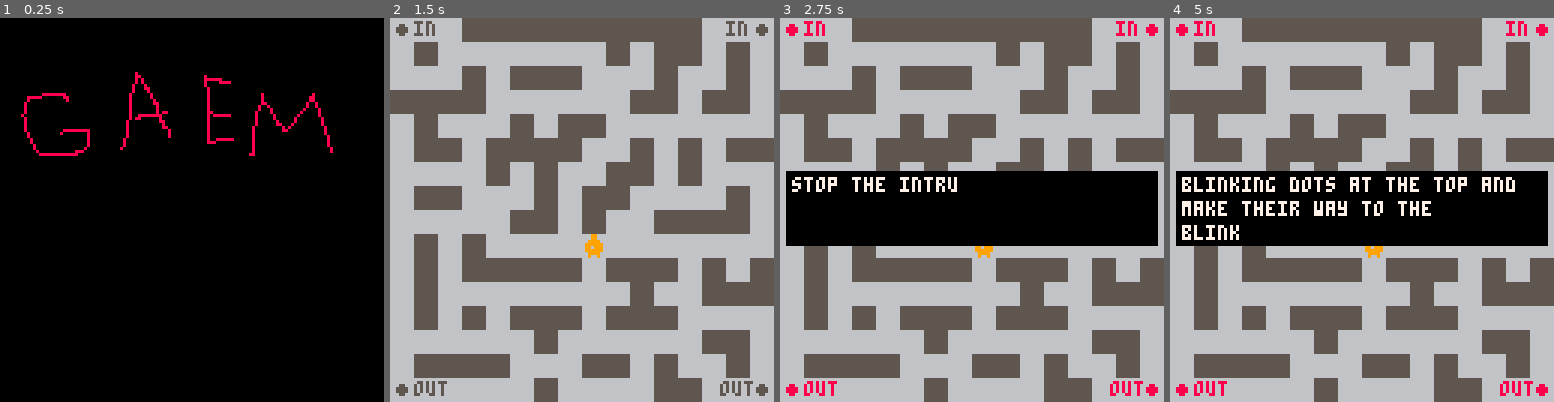
Above: before the commit, frames 1-4 (left to right).
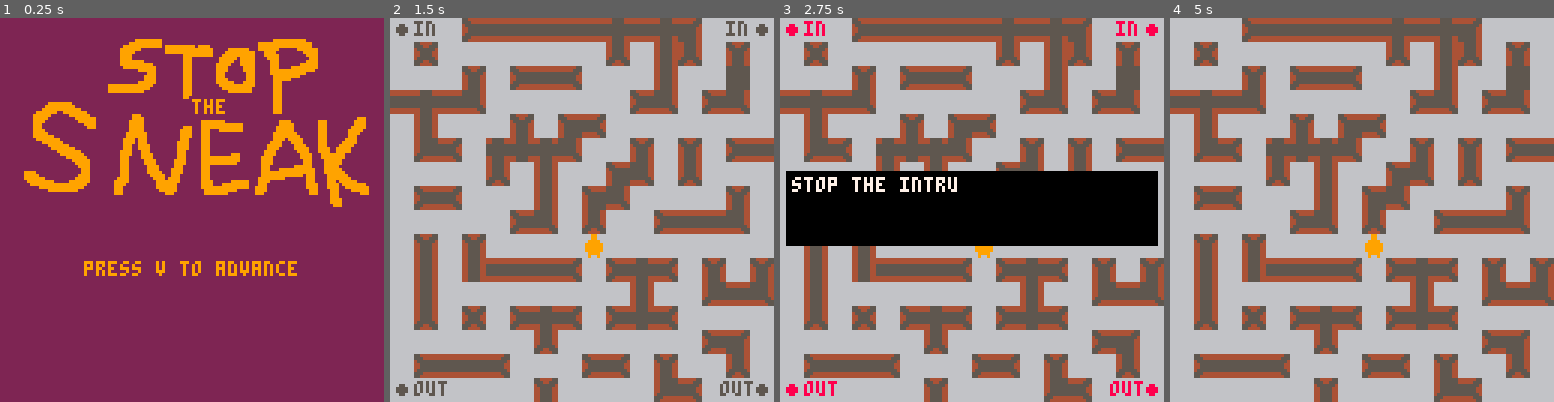
Above: after the commit, the same moments.

Repository: trashtiergames/gmtk-jam-2023
Game: PICO-8 cartridge gmtk-jam-2023.p8
The game is run twice, just before and just after one commit, with the same random seed, the same clock (stepped at 60 frames per second) and the same inputs.
Inputs:
- Up to frame 1 (0.25 s): no input
- Up to frame 2 (1.5 s): tap X (X key) at 0.33, 1.07 s; tap O (Z key) at 0.7 s
- Up to frame 3 (2.75 s): hold Right 1.6-2.1 s; tap O (Z key) at 1.7, 2.1, 2.5 s; tap X (X key) at 1.85 s; hold Up 2.15-2.42 s; hold Right from 2.47 s (still down)
- Up to frame 4 (5 s): tap O (Z key) every 0.4 s from 2.9 to 4.9 s; tap X (X key) at 2.97, 4.08 s; release Right at 3.03 s; hold Left 3.08-3.58 s; hold Down 3.63-3.97 s; hold Right 4.02-4.68 s; hold Up from 4.73 s (still down)

The runs differ from the first frame. In frame 1, 100% of the frame differs, in the area x 0-100%, y 0-100%; in frame 2, 16%; in frame 3, 14%; in frame 4, 33%.

Commit message:
Last changes

Diff:
--- a/gmtk-jam-2023.p8
+++ b/gmtk-jam-2023.p8
@@ -261,58 +261,75 @@
 
 
 
+…(17 lines of a section not shown)…
 __gff__
-0000010101010101000000000000000000000101010100010000000000000000000100000001010100000000000000000000000000000000000000000000000000000000000000000000000000000000000000000000000000000000000000000000000000000000000000000000000000000000000000000000000000000000
+0000010101010101000000000000000000000101010101010000000000000000000100000001010100000000000000000000000000000000000000000000000000000000000000000000000000000000000000000000000000000000000000000000000000000000000000000000000000000000000000000000000000000000
 0000000000000000000000000000000000000000000000000000000000000000000000000000000000000000000000000000000000000000000000000000000000000000000000000000000000000000000000000000000000000000000000000000000000000000000000000000000000000000000000000000000000000000
 __map__
-0101012121212121212121212101010100000000000000000000000000000000000000000000000000000000000000000000000000000000000000000000000000000000000000000000000000000000000000000000000000000000000000000000000000000000000000000000000000000000000000000000000000000000
-0121010101010101012101212101210100000000000000000000000000000000000000000000000000000000000000000000000000000000000000000000000000000000000000000000000000000000000000000000000000000000000000000000000000000000000000000000000000000000000000000000000000000000
-0101012101212121010101210101210100000000000000000000000000000000000000000000000000000000000000000000000000000000000000000000000000000000000000000000000000000000000000000000000000000000000000000000000000000000000000000000000000000000000000000000000000000000
-2121212101010101010121210121210100000000000000000000000000000000000000000000000000000000000000000000000000000000000000000000000000000000000000000000000000000000000000000000000000000000000000000000000000000000000000000000000000000000000000000000000000000000
-0121010101210121210101010101010100000000000000000000000000000000000000000000000000000000000000000000000000000000000000000000000000000000000000000000000000000000000000000000000000000000000000000000000000000000000000000000000000000000000000000000000000000000
-0121210121212121010121012101212100000000000000000000000000000000000000000000000000000000000000000000000000000000000000000000000000000000000000000000000000000000000000000000000000000000000000000000000000000000000000000000000000000000000000000000000000000000
-0101010121012101012121012101010100000000000000000000000000000000000000000000000000000000000000000000000000000000000000000000000000000000000000000000000000000000000000000000000000000000000000000000000000000000000000000000000000000000000000000000000000000000
-0121210101012101212101010101210100000000000000000000000000000000000000000000000000000000000000000000000000000000000000000000000000000000000000000000000000000000000000000000000000000000000000000000000000000000000000000000000000000000000000000000000000000000
-0101010101212101210101212121210100000000000000000000000000000000000000000000000000000000000000000000000000000000000000000000000000000000000000000000000000000000000000000000000000000000000000000000000000000000000000000000000000000000000000000000000000000000
-0121012101010101010101010101010100000000000000000000000000000000000000000000000000000000000000000000000000000000000000000000000000000000000000000000000000000000000000000000000000000000000000000000000000000000000000000000000000000000000000000000000000000000
-0121012121212121012121210121012100000000000000000000000000000000000000000000000000000000000000000000000000000000000000000000000000000000000000000000000000000000000000000000000000000000000000000000000000000000000000000000000000000000000000000000000000000000
-0121010101010101010121010121212100000000000000000000000000000000000000000000000000000000000000000000000000000000000000000000000000000000000000000000000000000000000000000000000000000000000000000000000000000000000000000000000000000000000000000000000000000000
-0121012101212121012121210101010100000000000000000000000000000000000000000000000000000000000000000000000000000000000000000000000000000000000000000000000000000000000000000000000000000000000000000000000000000000000000000000000000000000000000000000000000000000
-0101010101012101010101010121210100000000000000000000000000000000000000000000000000000000000000000000000000000000000000000000000000000000000000000000000000000000000000000000000000000000000000000000000000000000000000000000000000000000000000000000000000000000
-0121212121010101212101210101210100000000000000000000000000000000000000000000000000000000000000000000000000000000000000000000000000000000000000000000000000000000000000000000000000000000000000000000000000000000000000000000000000000000000000000000000000000000
-0101010101012101010101212101010100000000000000000000000000000000000000000000000000000000000000000000000000000000000000000000000000000000000000000000000000000000000000000000000000000000000000000000000000000000000000000000000000000000000000000000000000000000
-…(35 lines of a section not shown)…
+0101010206060606061606160701010132323232323232323232323232323232000000000000000000000000000000000000000000000000000000000000000000000000000000000000000000000000000000000000000000000000000000000000000000000000000000000000000000000000000000000000000000000000
+0113010101010101011401151401120132323232323232323232323232323232000000000000000000000000000000000000000000000000000000000000000000000000000000000000000000000000000000000000000000000000000000000000000000000000000000000000000000000000000000000000000000000000
+0101011201020604010101150101210132323232323232323232323232323232000000000000000000000000000000000000000000000000000000000000000000000000000000000000000000000000000000000000000000000000000000000000000000000000000000000000000000000000000000000000000000000000
+0616062701010101010102270102270132323232323232323232323232323232000000000000000000000000000000000000000000000000000000000000000000000000000000000000000000000000000000000000000000000000000000000000000000000000000000000000000000000000000000000000000000000000
+0115010101120105040101010101010132323232323232323232323232323232000000000000000000000000000000000000000000000000000000000000000000000000000000000000000000000000000000000000000000000000000000000000000000000000000000000000000000000000000000000000000000000000
+0125040116161627010112011201022632323232323232323232323232323232000000000000000000000000000000000000000000000000000000000000000000000000000000000000000000000000000000000000000000000000000000000000000000000000000000000000000000000000000000000000000000000000
+0101010114011501010527011401010132323232323232323232323232323232000000000000000000000000000000000000000000000000000000000000000000000000000000000000000000000000000000000000000000000000000000000000000000000000000000000000000000000000000000000000000000000000
+0102040101011501052701010101120132323232323232323232323232323232000000000000000000000000000000000000000000000000000000000000000000000000000000000000000000000000000000000000000000000000000000000000000000000000000000000000000000000000000000000000000000000000
+0101010101022701140101022626270132323232323232323232323232323232000000000000000000000000000000000000000000000000000000000000000000000000000000000000000000000000000000000000000000000000000000000000000000000000000000000000000000000000000000000000000000000000
+0112011201010101010101010101010132323232323232323232323232323232000000000000000000000000000000000000000000000000000000000000000000000000000000000000000000000000000000000000000000000000000000000000000000000000000000000000000000000000000000000000000000000000
+0115011506060604010216040112011232323232323232323232323232323232000000000000000000000000000000000000000000000000000000000000000000000000000000000000000000000000000000000000000000000000000000000000000000000000000000000000000000000000000000000000000000000000
+0115010101010101010115010125262732323232323232323232323232323232000000000000000000000000000000000000000000000000000000000000000000000000000000000000000000000000000000000000000000000000000000000000000000000000000000000000000000000000000000000000000000000000
+0114011301021604010216040101010132323232323232323232323232323232000000000000000000000000000000000000000000000000000000000000000000000000000000000000000000000000000000000000000000000000000000000000000000000000000000000000000000000000000000000000000000000000
+0101010101011401010101010102070132323232323232323232323232323232000000000000000000000000000000000000000000000000000000000000000000000000000000000000000000000000000000000000000000000000000000000000000000000000000000000000000000000000000000000000000000000000
+0102030304010101020401120101140132323232323232323232323232323232000000000000000000000000000000000000000000000000000000000000000000000000000000000000000000000000000000000000000000000000000000000000000000000000000000000000000000000000000000000000000000000000
+0101010101011201010101250401010132323232323232323232323232323232000000000000000000000000000000000000000000000000000000000000000000000000000000000000000000000000000000000000000000000000000000000000000000000000000000000000000000000000000000000000000000000000
+…(35 lines of a section not shown)…
--- a/src/main.lua
+++ b/src/main.lua
@@ -5,9 +5,7 @@
     [1] = 5,
     [2] = 4,
     [3] = 11,
-    [9] = 10,
     [13] = 6,
-    [14] = 7
   }
   -- dialogue text box library by oli414. minimized.
   function dtb_init(n) dtb_q={}dtb_f={}dtb_n=3 if n then dtb_n=n end _dtb_c() end function dtb_disp(t,c)local s,l,w,h,u …(1202 unchanged characters)…
--- a/src/states/day_state.lua
+++ b/src/states/day_state.lua
@@ -21,12 +21,12 @@
     self.msg_triggered = true
     dtb_disp("night is about to fall!")
     dtb_disp("stop the intruders!")
-    dtb_disp("they will arrive at the blinking dots at the top and make their way to the blinking dots at the bottom", self.after_textboxes)
+    dtb_disp("they will try to get from the top dots to the bottom dots", self.after_textboxes)
   end
 end
 
 function day_state:draw()
-  cls()
+  cls(2)
   pal(palette_swap_table)
   map(0, 0, 0, 0)
   pal()
--- a/src/states/game_over_state.lua
+++ b/src/states/game_over_state.lua
@@ -14,7 +14,7 @@
 end
 
 function game_over_state:draw()
-	cls()
+	cls(2)
   str1 = "game over"
   str2 = "you got " .. points .. " points"
   str3 = "press ❎ to restart"
--- a/src/states/intro_state.lua
+++ b/src/states/intro_state.lua
@@ -9,7 +9,11 @@
 end
 
 function intro_state:draw()
-	cls()
+	cls(2)
   spr(8, 8, 8, 4, 4)
-  print("this is some text", 46, 8, 10)
+  print("guard! please watch", 46, 8, 10)
+  print("the castle tonight,", 46, 18, 10)
+  print("and make sure that", 46, 28, 10)
+  print("no princesses sneak", 46, 38, 10)
+  print("through to me!", 46,48, 10)
 end
--- a/src/states/title_state.lua
+++ b/src/states/title_state.lua
@@ -10,6 +10,9 @@
 
 function title_state:draw()
 	cls()
+  map(16, 0)
   spr(128, 0, 0, 8, 8)
   spr(136, 64, 0, 8, 8)
+  local str = "press v to advance"
+  print(str, x_center(str), y_center(str) + 20, 9)
 end
Not shown, changed: 98 lines of the sprite sheet (__gfx__) section of gmtk-jam-2023.p8
